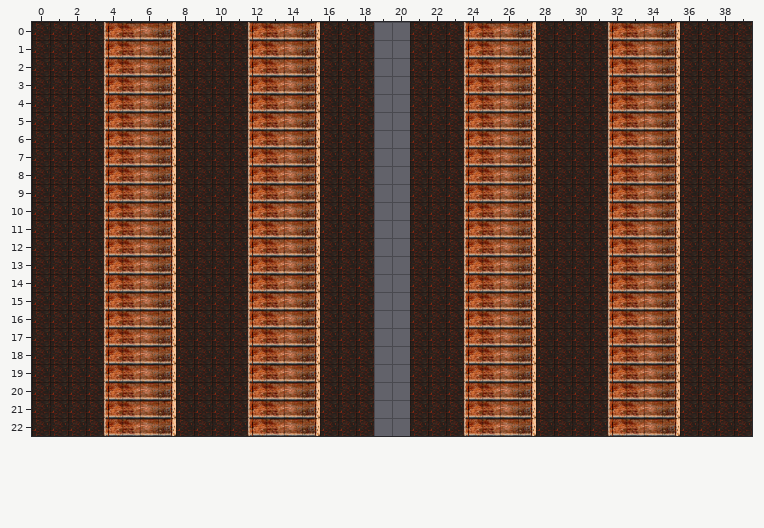
Two states of a Tiled map (JSON), public/assets/tilemap/nivel1.json. This is how it looked before the edit.
Cells are 32x32 px. Shown: x 0..39, y 0..22.
The same view after the edit:
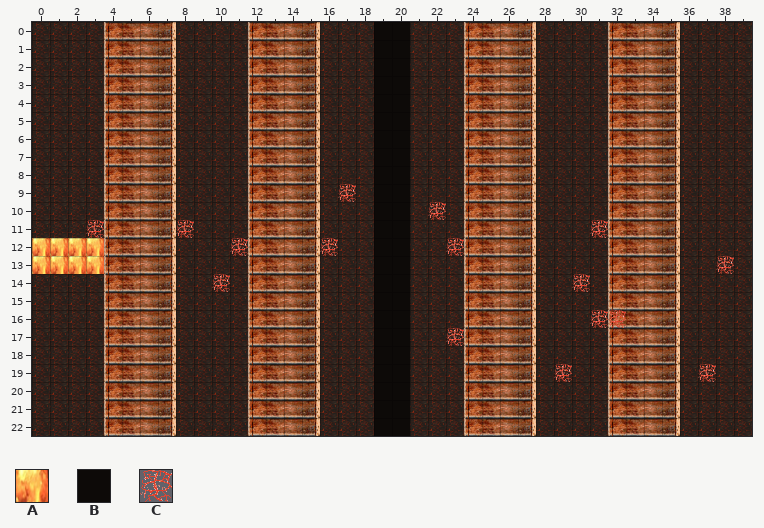
Key: from "atlas-lava": A 5, B 6, C 7.
_ is an empty cell.
Objects are placed by their top-left corner, in cells (3,4 is the top-left corner of cell 3,4); size is 1x1 cell unless given.
Tiles of an added or newly shown layer are drawn over the layers below it.
The exact change:
Layer "centro" (added):
y 0..22: x 19..20 __ -> BB
Layer "decoracion" (added):
y 9: x 17 _ -> C
y 10: x 22 _ -> C
y 11: x 3 _ -> C; x 8 _ -> C; x 31 _ -> C
y 12: x 0 _ -> C; x 11 _ -> C; x 16 _ -> C; x 23 _ -> C
y 13: x 1 _ -> C; x 38 _ -> C
y 14: x 10 _ -> C; x 30 _ -> C
y 16: x 31..32 __ -> CC
y 17: x 23 _ -> C
y 19: x 29 _ -> C; x 37 _ -> C
Layer "objetos":
added: A "lava" at 3,12
added: A "lava" at 2,12
added: A "lava" at 0,12
added: A "lava" at 1,12
added: A "lava" at 0,13
added: A "lava" at 1,13
added: A "lava" at 2,13
added: A "lava" at 3,13
